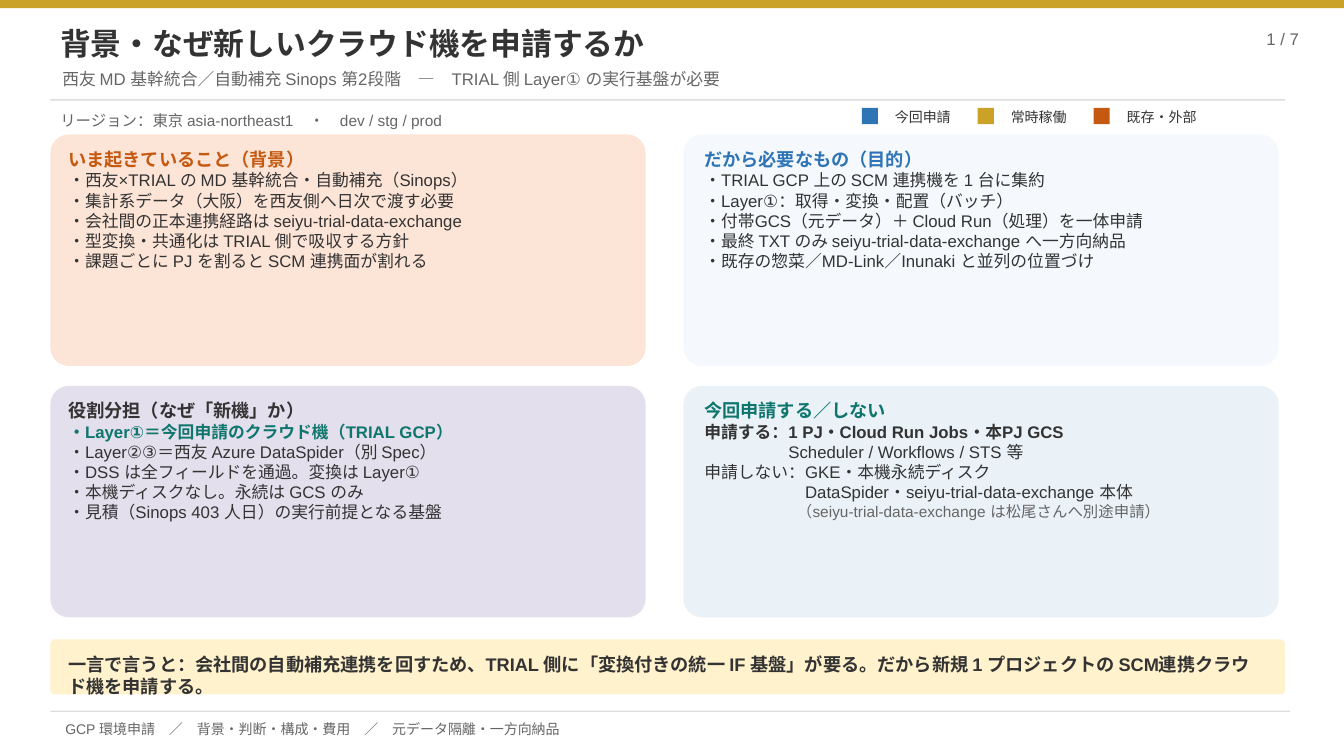
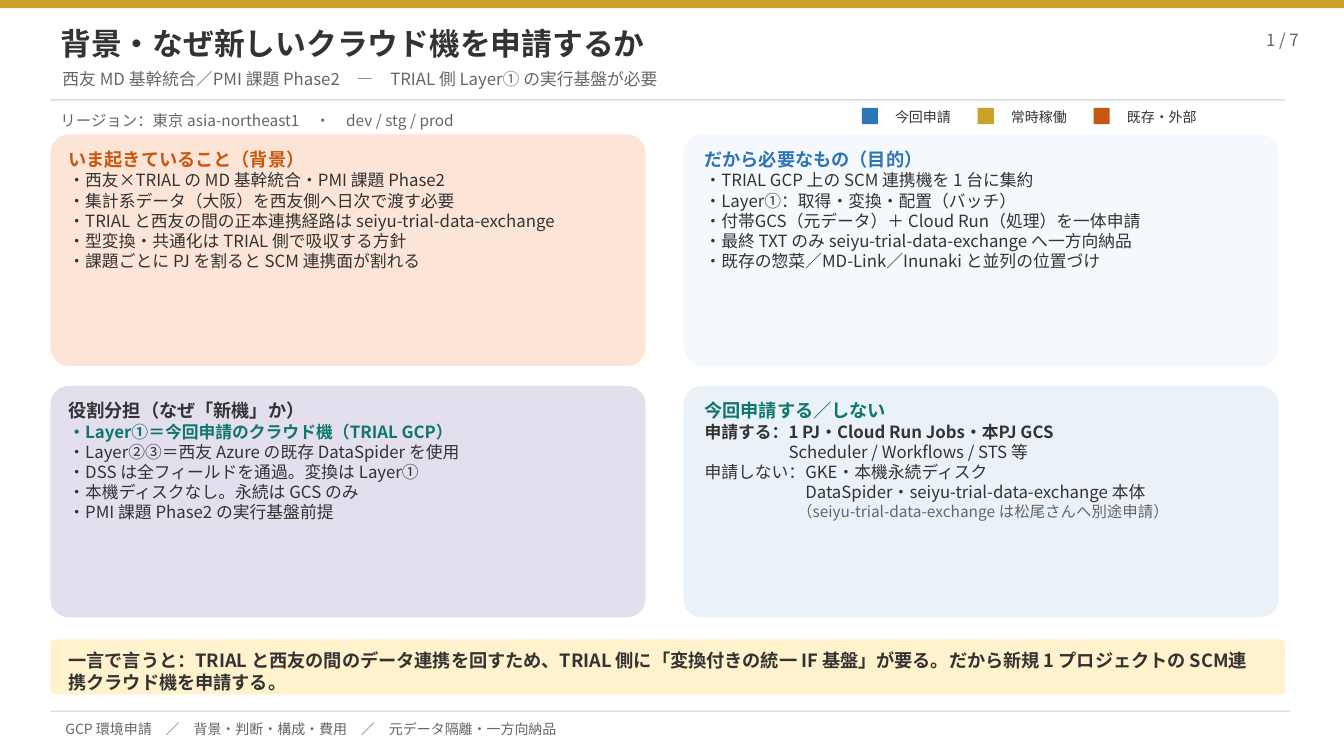
Before and after one commit to ZangPengshi-TREC/Zang_TreC, a slide deck: slide 1 of PMI/Sinops/phase2-detail-design/sources/20260922-scm-if-cloud-application/SCM連携クラウド機_GCP環境申請.pptx. Drawn at 1344x756 pixels with LibreOffice and Linux fonts; fonts in the diff are those of the drawing. Boxes give left, top, right and bottom in pixels: in the first picture for what was removed or moved away, otherwise in the second. Text is boxed around its words. In the diff, an @@ line names an element or a change of style, - is before the commit and + after.

```diff
--- a/PMI/Sinops/phase2-detail-design/sources/20260922-scm-if-cloud-application/SCM連携クラウド機_GCP環境申請.pptx
+++ b/PMI/Sinops/phase2-detail-design/sources/20260922-scm-if-cloud-application/SCM連携クラウド機_GCP環境申請.pptx
@@ text at (62, 71, 657, 89): text changed; font Arial to Noto Sans CJK JP @@
-西友 MD 基幹統合／自動補充 Sinops 第2段階 — TRIAL 側 Layer① の実行基盤が必要
+西友 MD 基幹統合／PMI 課題 Phase2 — TRIAL 側 Layer① の実行基盤が必要
@@ text at (68, 171, 445, 188): text changed; font Arial to Noto Sans CJK JP @@
-・西友×TRIAL の MD 基幹統合・自動補充（Sinops）
+・西友×TRIAL の MD 基幹統合・PMI 課題 Phase2
@@ text at (68, 150, 454, 269): font Arial to Noto Sans CJK JP in "いま起きていること（背景）", "・集計系データ（大阪）を西友側へ日次で渡す必要", "・型変換・共通化は TRIAL 側で吸収する方針", "・課題ごとに PJ を割ると SCM 連携面が割れる" @@
@@ text at (68, 213, 554, 231): text changed; font Arial to Noto Sans CJK JP @@
-・会社間の正本連携経路は seiyu-trial-data-exchange
+・TRIAL と西友の間の正本連携経路は seiyu-trial-data-exchange
@@ text at (68, 401, 453, 500): font Arial to Noto Sans CJK JP in "役割分担（なぜ「新機」か）", "・Layer①＝今回申請のクラウド機（TRIAL GCP）", "・DSS は全フィールドを通過。変換は Layer①", "・本機ディスクなし。永続は GCS のみ" @@
@@ font Arial to Noto Sans CJK JP in 8 elements at (65, 722, 556, 735), (60, 113, 454, 130), (895, 110, 951, 123), (1011, 110, 1067, 123), (1127, 110, 1197, 123), (1266, 33, 1298, 46), (705, 150, 1140, 269), (705, 401, 1169, 521) @@
@@ text at (68, 441, 459, 462): text changed; font Arial to Noto Sans CJK JP @@
-・Layer②③＝西友 Azure DataSpider（別 Spec）
+・Layer②③＝西友 Azure の既存 DataSpider を使用
@@ text at (68, 504, 333, 520): text changed; font Arial to Noto Sans CJK JP @@
-・見積（Sinops 403 人日）の実行前提となる基盤
+・PMI 課題 Phase2 の実行基盤前提
@@ text at (68, 651, 1186, 691): text changed; font Arial to Noto Sans CJK JP @@
-一言で言うと：会社間の自動補充連携を回すため、TRIAL 側に「変換付きの統一 IF 基盤」が要る。だから新規 1 プロジェクトの SCM連携クラウド機を申請する。
+一言で言うと：TRIAL と西友の間のデータ連携を回すため、TRIAL 側に「変換付きの統一 IF 基盤」が要る。だから新規 1 プロジェクトの SCM連携クラウド機を申請する。
```
Also in this commit, not shown: 6 other slides changed, 8 other files.
